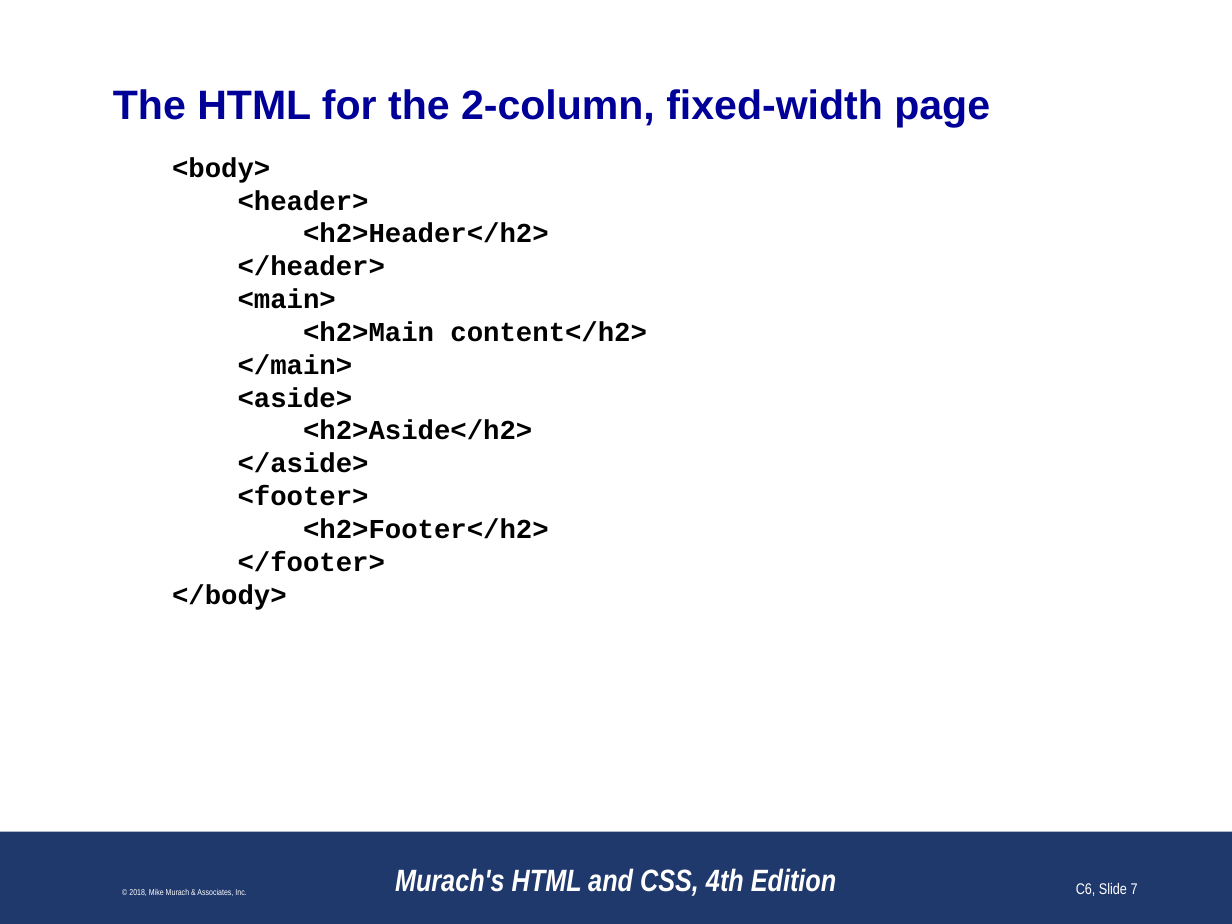
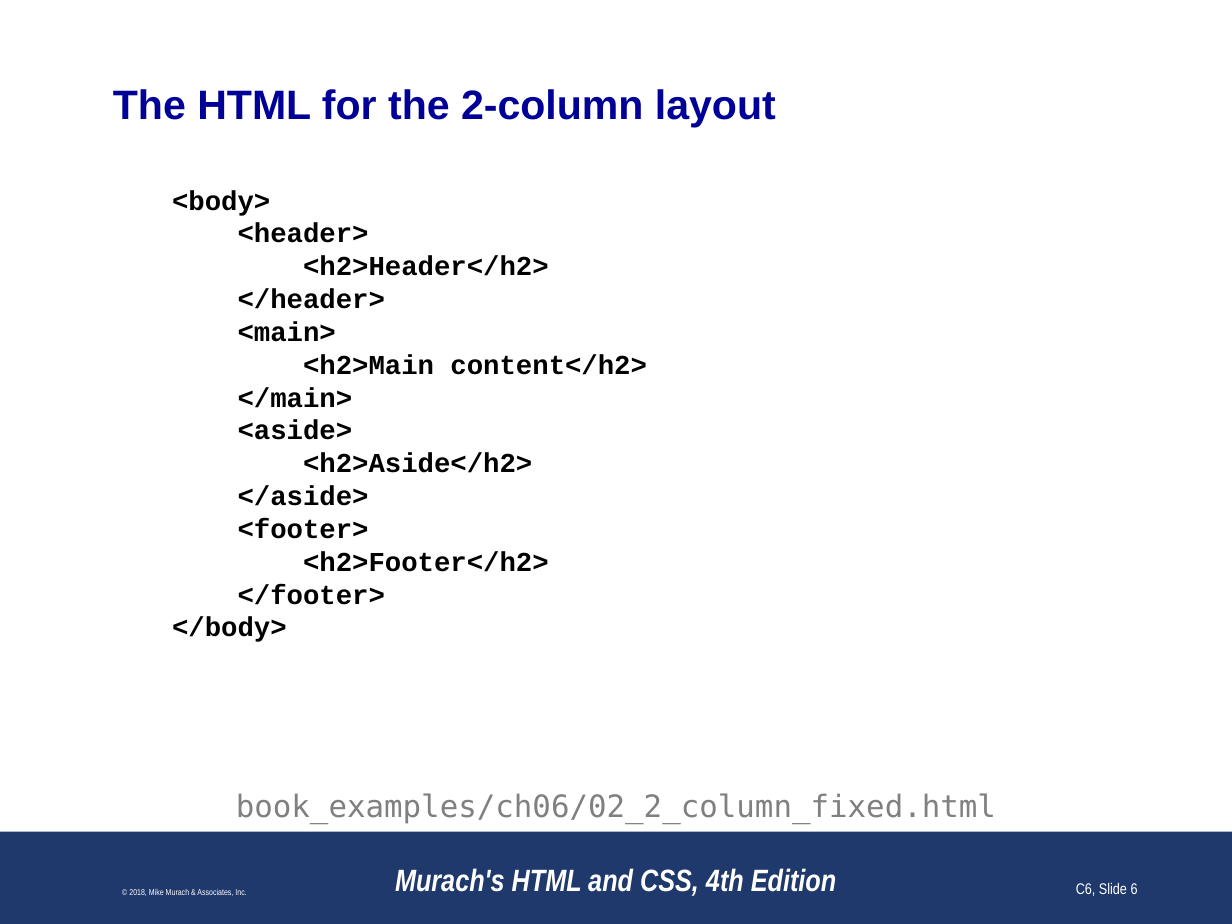
Before and after one commit to paulsmithkc/awd1000_base_lab_and_homework, a slide deck: slide 6 of murach_html_4e/slides/Chapter 6 slides (Revised).pptx (slide 7 before the commit). Drawn at 1232x924 pixels with LibreOffice and Linux fonts; fonts in the diff are those of the drawing; background and template pictures are left out. Boxes give left, top, right and bottom in pixels: in the first picture for what was removed or moved away, otherwise in the second. Text is boxed around its words. In the diff, an @@ line names an element or a change of style, - is before the commit and + after.

```diff
--- a/murach_html_4e/slides/Chapter 6 slides (Revised).pptx
+++ b/murach_html_4e/slides/Chapter 6 slides (Revised).pptx
@@ title at bbox=[113, 89, 776, 127]: text changed @@
-The HTML for the 2-column, fixed-width page
+The HTML for the 2-column layout
@@ text "<body>": place and size @@
-text "<body>" at bbox=[172, 157, 647, 610]
+text "<body>" at bbox=[172, 190, 647, 642]
@@ text added at bbox=[236, 793, 996, 824], 18 pt, text #808080 @@
+book_examples/ch06/02_2_column_fixed.html
@@ page number at bbox=[1076, 883, 1138, 896]: text changed @@
-C6, Slide 7
+C6, Slide 6
```
Also in this commit, not shown: 26 other slides changed, 1 slide added, 3 slides removed.
